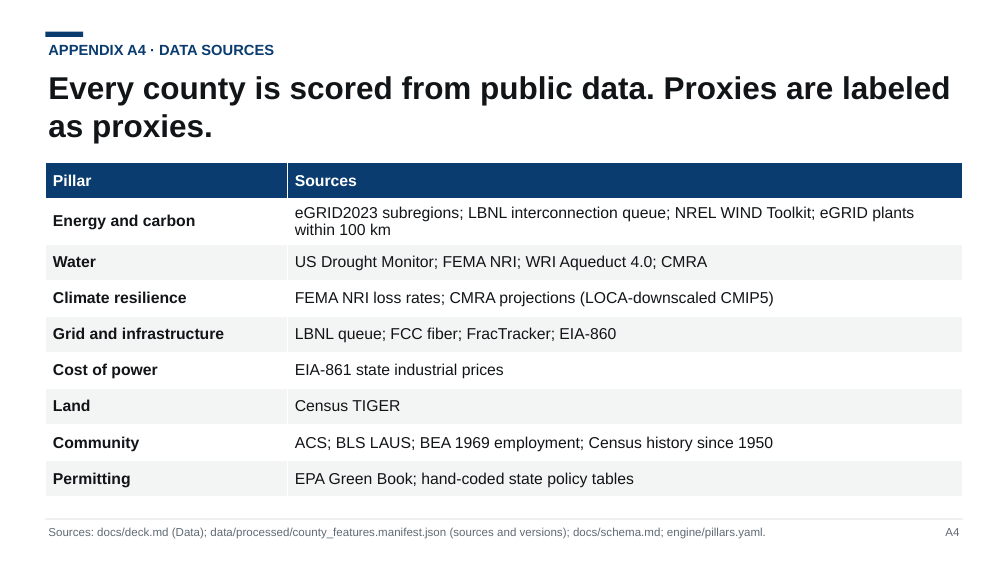
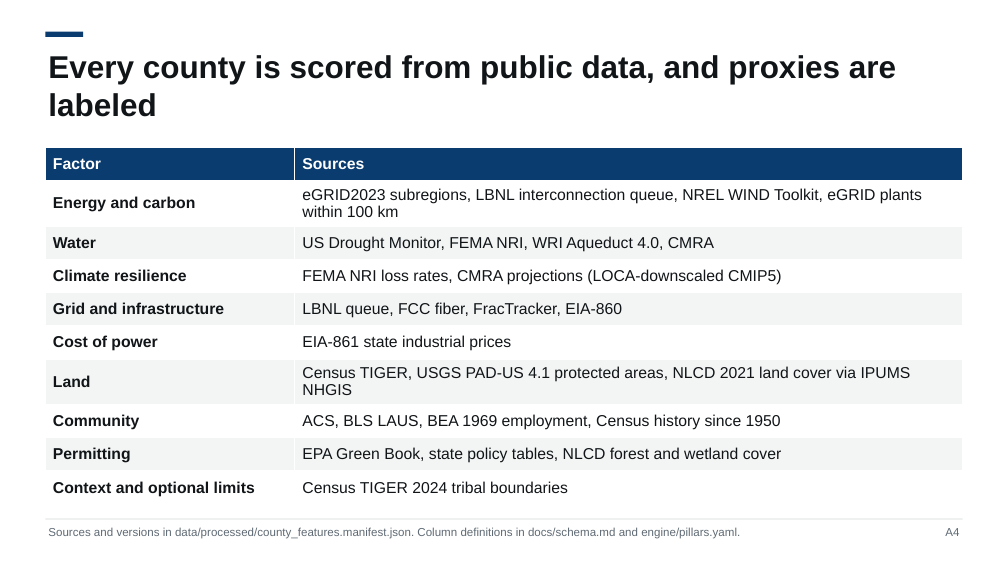
Before and after one commit to NeilKhandelwal/BAC-Hackathon, a slide deck: slide 13 of docs/deck/pitch_template.pptx. Drawn at 1008x567 pixels with LibreOffice and Linux fonts; fonts in the diff are those of the drawing. Boxes give left, top, right and bottom in pixels: in the first picture for what was removed or moved away, otherwise in the second. Text is boxed around its words. In the diff, an @@ line names an element or a change of style, - is before the commit and + after.

```diff
--- a/docs/deck/pitch_template.pptx
+++ b/docs/deck/pitch_template.pptx
@@ text at box(48, 55, 896, 117): text changed @@
-Every county is scored from public data. Proxies are labeled as proxies.
+Every county is scored from public data, and proxies are labeled
@@ text removed at box(48, 44, 274, 55) @@
-APPENDIX A4 · DATA SOURCES
@@ table at box(45, 147, 963, 501) @@
-row 1, column 1: Pillar
+row 1, column 1: Factor
-row 2, column 2: eGRID2023 subregions; LBNL interconnection queue; NREL WIND Toolkit; eGRID plants within 100 km
+row 2, column 2: eGRID2023 subregions, LBNL interconnection queue, NREL WIND Toolkit, eGRID plants within 100 km
-row 3, column 2: US Drought Monitor; FEMA NRI; WRI Aqueduct 4.0; CMRA
+row 3, column 2: US Drought Monitor, FEMA NRI, WRI Aqueduct 4.0, CMRA
-row 4, column 2: FEMA NRI loss rates; CMRA projections (LOCA-downscaled CMIP5)
+row 4, column 2: FEMA NRI loss rates, CMRA projections (LOCA-downscaled CMIP5)
-row 5, column 2: LBNL queue; FCC fiber; FracTracker; EIA-860
+row 5, column 2: LBNL queue, FCC fiber, FracTracker, EIA-860
-row 7: Land | Census TIGER
-row 8: Community | ACS; BLS LAUS; BEA 1969 employment; Census history since 1950
-row 9: Permitting | EPA Green Book; hand-coded state policy tables
+row 7: Land | Census TIGER, USGS PAD-US 4.1 protected areas, NLCD 2021 land cover via IPUMS NHGIS
+row 8: Community | ACS, BLS LAUS, BEA 1969 employment, Census history since 1950
+row 9: Permitting | EPA Green Book, state policy tables, NLCD forest and wetland cover
+row 10: Context and optional limits | Census TIGER 2024 tribal boundaries
@@ table: place and size @@
-table at box(45, 163, 963, 492)
+table at box(45, 147, 963, 501)
@@ text at box(48, 527, 740, 539): text changed @@
-Sources: docs/deck.md (Data); data/processed/county_features.manifest.json (sources and versions); docs/schema.md; engine/pillars.yaml.
+Sources and versions in data/processed/county_features.manifest.json. Column definitions in docs/schema.md and engine/pillars.yaml.
```
Also in this commit, not shown: 8 other slides changed, 6 slides added, 6 slides removed, 23 other files.
